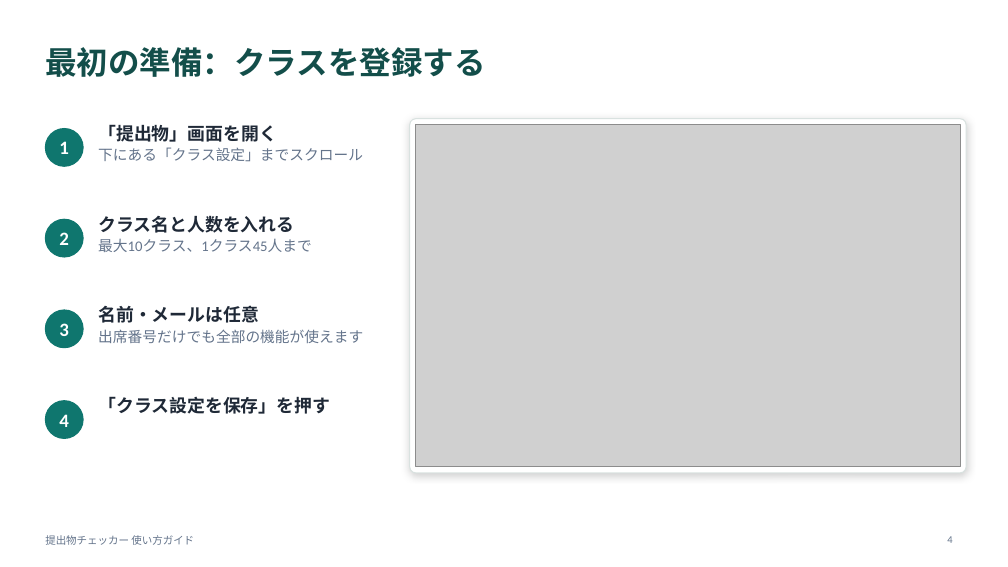
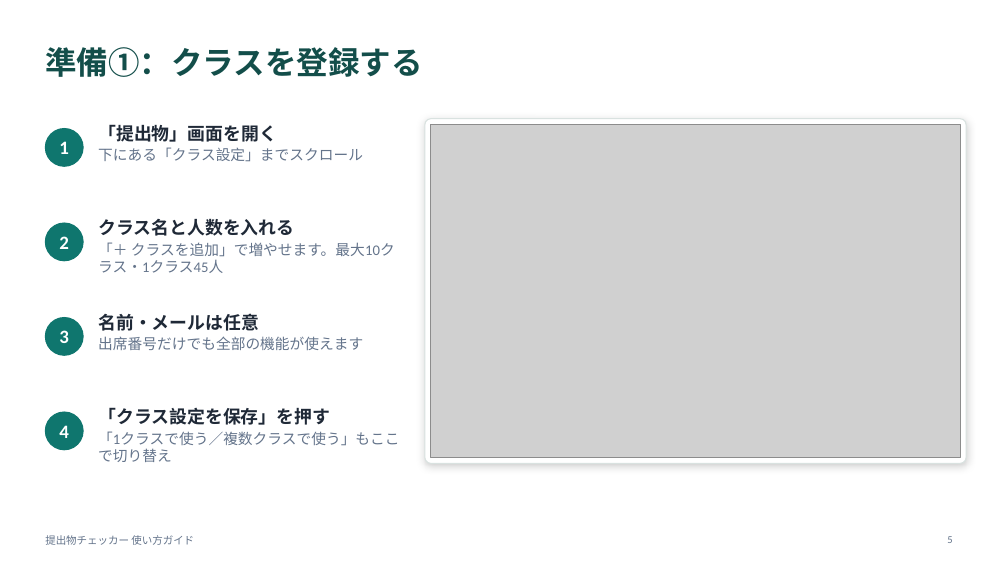
Before and after one commit to daharakazu-glitch/homework-checker, a slide deck: slide 5 of docs/提出物チェッカー_使い方ガイド.pptx (slide 4 before the commit). Drawn at 1008x567 pixels with LibreOffice and Linux fonts; fonts in the diff are those of the drawing; grey boxes stand for pictures. Boxes give left, top, right and bottom in pixels: in the first picture for what was removed or moved away, otherwise in the second. Text is boxed around its words. In the diff, an @@ line names an element or a change of style, - is before the commit and + after.

```diff
--- a/docs/提出物チェッカー_使い方ガイド.pptx
+++ b/docs/提出物チェッカー_使い方ガイド.pptx
@@ title at (45,47,422,77): text changed @@
-最初の準備：クラスを登録する
+準備①：クラスを登録する
@@ rounded rectangle: place and size @@
-rounded rectangle at (410,119,966,473)
+rounded rectangle at (425,119,966,464)
@@ rounded rectangle at (425,119,966,464): proportions changed @@
@@ picture: place and size @@
-picture at (416,125,960,467)
+picture at (431,125,960,457)
@@ text "2": place and size @@
-text "2" at (59,232,69,245)
+text "2" at (59,236,69,249)
@@ ellipse: place and size @@
-ellipse at (45,219,83,257)
+ellipse at (45,223,83,261)
@@ text at (98,242,395,273): text changed @@
-最大10クラス、1クラス45人まで
+「＋ クラスを追加」で増やせます。最大10クラス・1クラス45人
@@ text "名前・メールは任意": place and size @@
-text "名前・メールは任意" at (98,305,363,343)
+text "名前・メールは任意" at (98,313,363,350)
@@ 2 texts, 2 ellipses: place and size @@
-2 texts, 2 ellipses at (45,310,83,439)
+2 texts, 2 ellipses at (45,318,83,450)
@@ text "「クラス設定を保存」を押す": place and size @@
-text "「クラス設定を保存」を押す" at (98,396,330,414)
+text "「クラス設定を保存」を押す" at (98,407,399,462)
@@ text at (98,431,399,462): paragraph added @@
+「1クラスで使う／複数クラスで使う」もここで切り替え
@@ page number at (947,536,952,543): text changed @@
-4
+5
```
Also in this commit, not shown: 11 other slides changed, 8 slides added, 1 slide removed.
